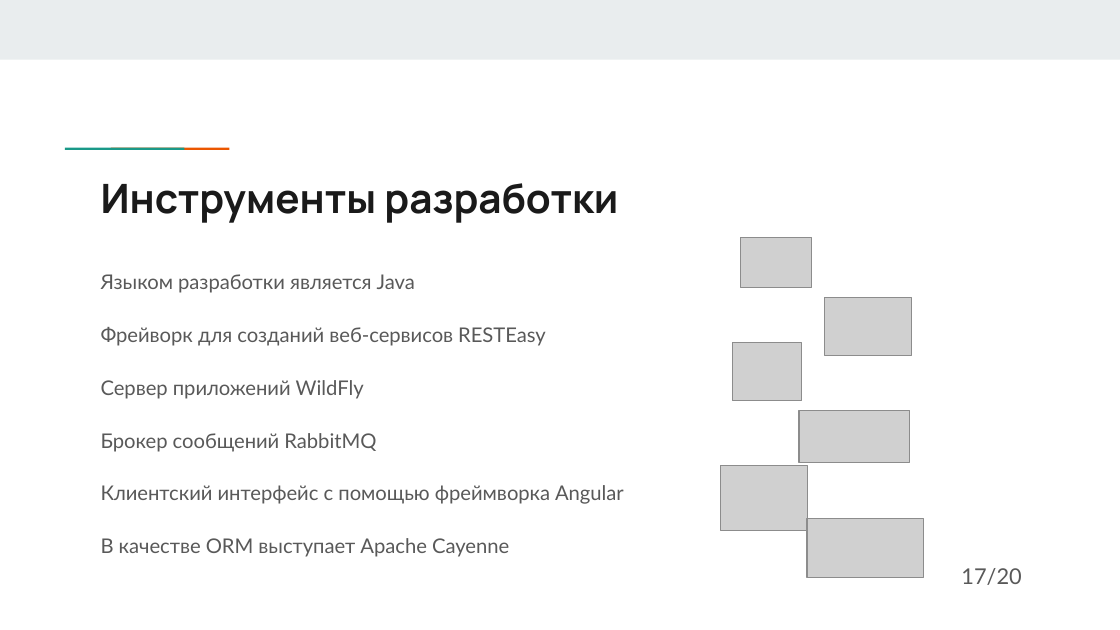
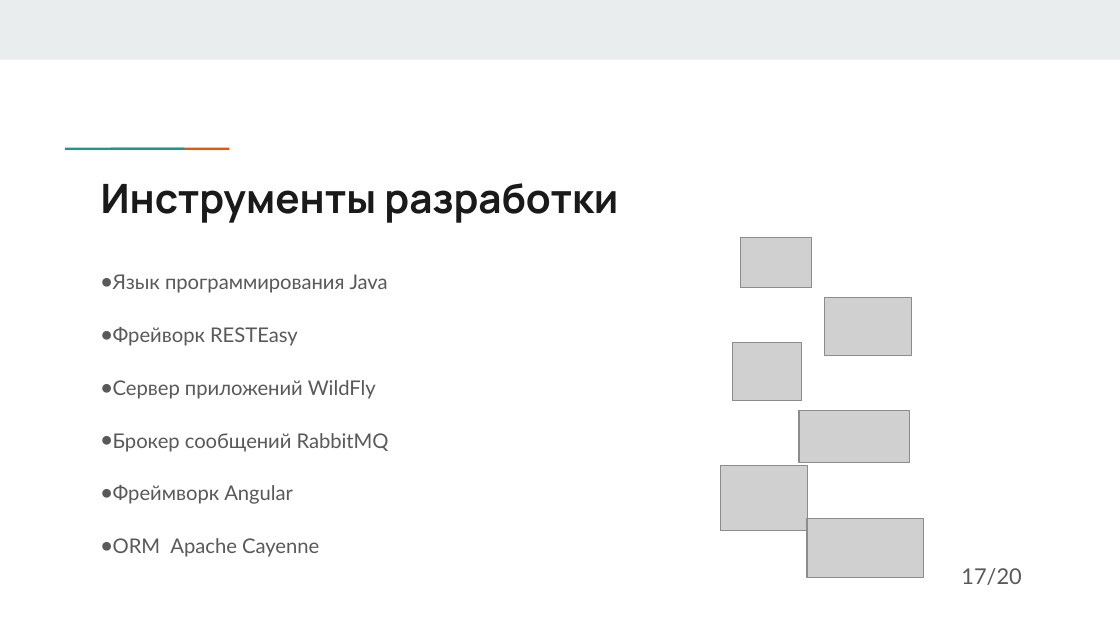
Before and after one commit to DaNkOMeN/MyDiplom, a slide deck: slide 18 of Последняя версия презентации.pptx. Drawn at 1120x630 pixels with LibreOffice and Linux fonts; fonts in the diff are those of the drawing; grey boxes stand for pictures. Boxes give left, top, right and bottom in pixels: in the first picture for what was removed or moved away, otherwise in the second. Text is boxed around its words. In the diff, an @@ line names an element or a change of style, - is before the commit and + after.

```diff
--- a/Последняя версия презентации.pptx
+++ b/Последняя версия презентации.pptx
@@ text at bbox=[113, 274, 388, 346]: text changed @@
-Языком разработки является Java
-Фрейворк для созданий веб-сервисов RESTEasy
+● Язык программирования Java
+● Фрейворк RESTEasy
@@ text at bbox=[113, 380, 389, 452]: bullet none to ● @@
@@ text at bbox=[113, 485, 319, 557]: text changed @@
-Клиентский интерфейс с помощью фреймворка Angular
-В качестве ORM выступает Apache Cayenne
+● Фреймворк Angular
+● ORM Apache Cayenne
```
Also in this commit, not shown: 4 other slides changed, 1 slide added, 1 other file.
